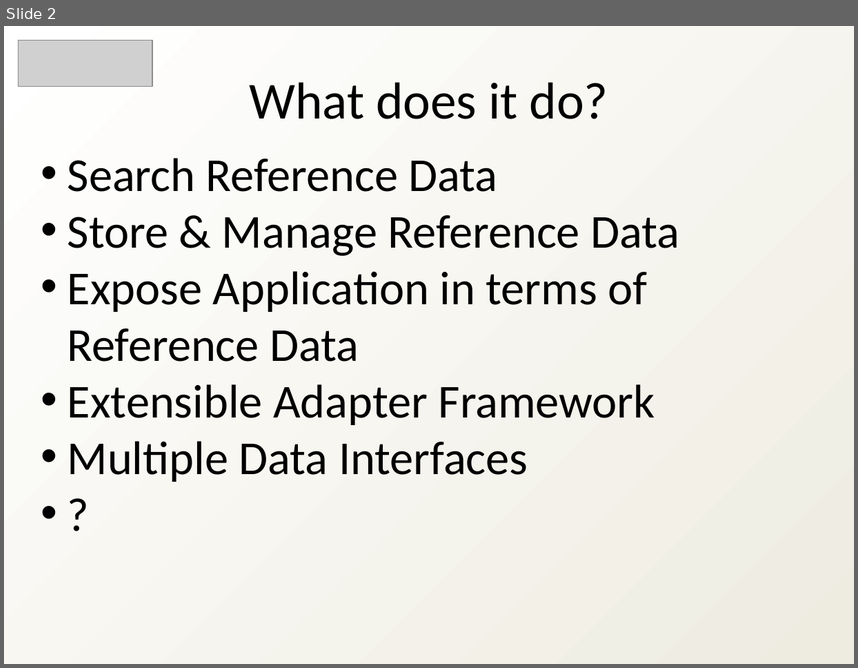
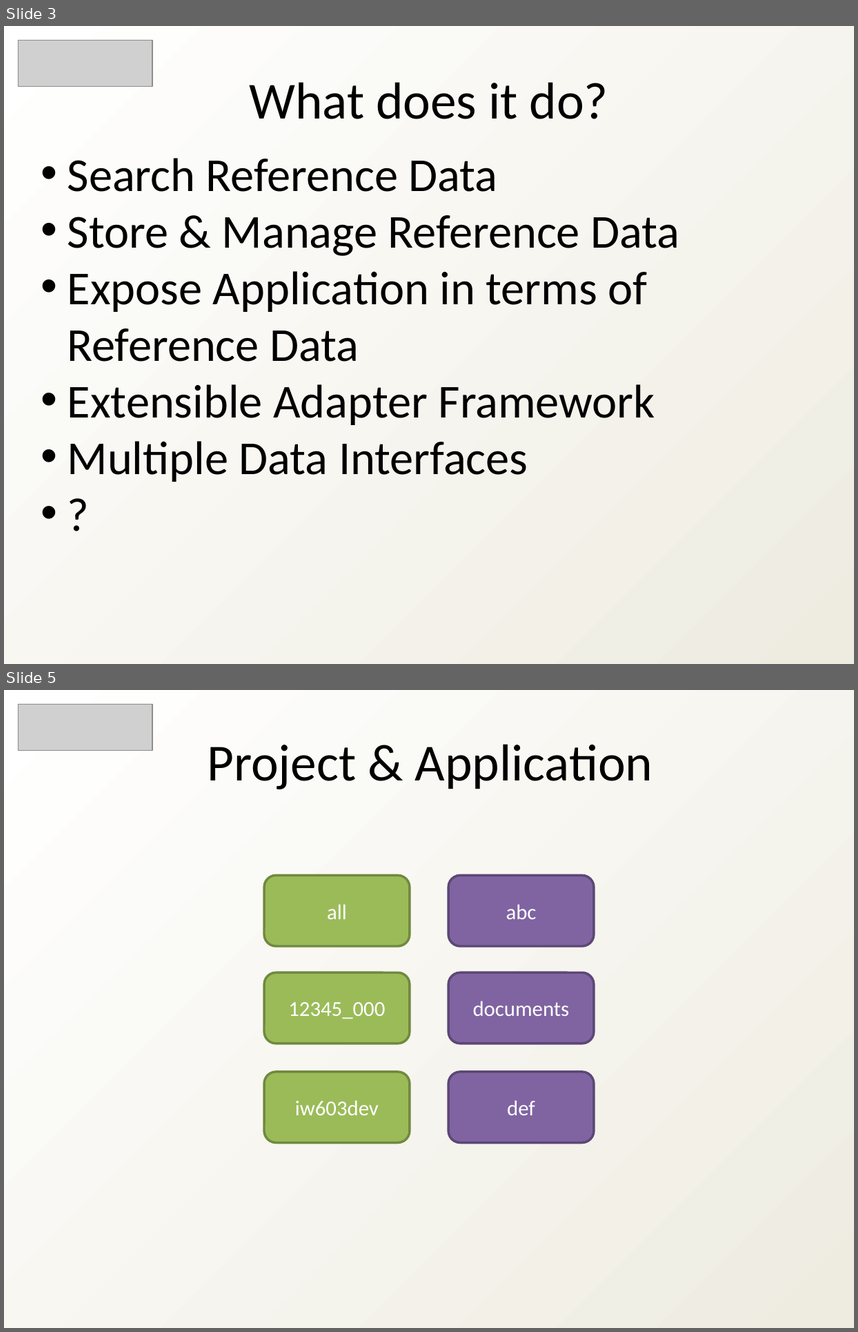
Before and after one commit to heyena/iring-tools, a slide deck: trunk/Documentation/iRINGTools_Overview_v2.1.0.ppt. Shown one above the other, each under a label of ours: slide 2 before the commit, slides 3 and 5 after it; the slides between them are not shown. The pictures are 858x668 and 858x1332 pixels, drawn with LibreOffice and Linux fonts; fonts in the diff are those of the drawing; grey boxes stand for pictures. Boxes give left, top, right and bottom in pixels: in the first picture for what was removed or moved away, otherwise in the second. Text is boxed around its words. In the diff, an @@ line names an element or a change of style, - is before the commit and + after.

```diff
--- a/trunk/Documentation/iRINGTools_Overview_v2.1.0.ppt
+++ b/trunk/Documentation/iRINGTools_Overview_v2.1.0.ppt
@@ slide 5 added at bbox=[4, 690, 854, 1328], background gradient #FFFFFF to #EEECE1 @@
@@ picture added at bbox=[18, 704, 153, 750] @@
@@ text added at bbox=[207, 744, 653, 789], 44 pt, text #000000 @@
+Project & Application
@@ group added at bbox=[264, 876, 594, 1142]: 6 rounded rectangles @@
+all
+iw603dev
+12345_000
+def
+documents
+abc
@@ what was slide 2 is now slide 3 @@
```
Also in this commit, not shown: 2 slides changed, 17 other slides added, 17 slides removed, 1 other file.
